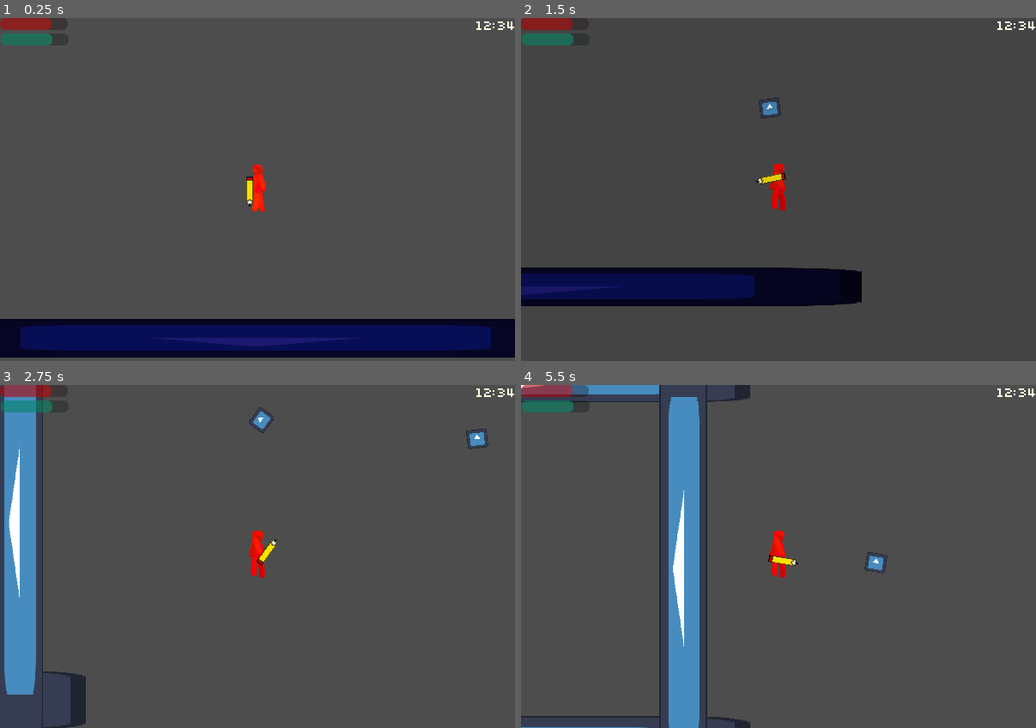
Above: before the commit, frames 1-4 (two rows, left to right).
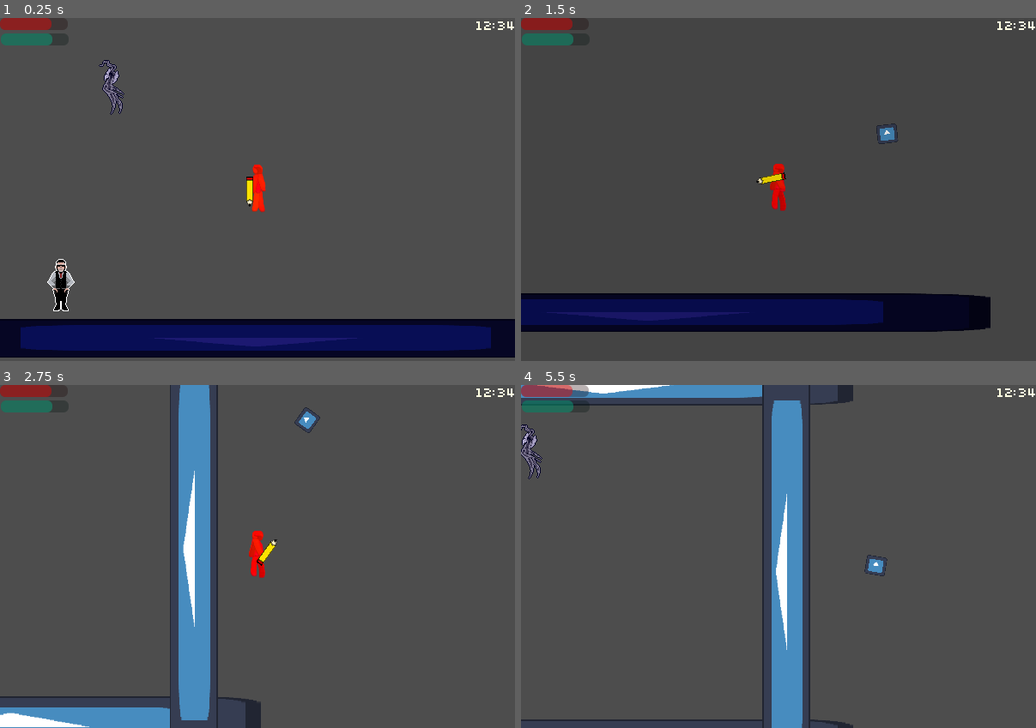
Above: after the commit, the same moments.

Repository: mike239x/GamingWorldJam2
Game: Godot game, scene res://Main.tscn
Two runs of this game, one before a commit and one after it. Both use one fixed random seed, a clock stepped at 60 frames per second and the inputs below. The engine's default icon, where the game draws it, is replaced by a stand-in: a white triangle on a blue panel in a dark square.
Inputs (mouse positions are in pixels of both pictures, inside the frame that each line leads up to):
- Up to frame 1 (0.25 s): no input
- Up to frame 2 (1.5 s): tap Enter at 0.5 s; move the mouse to (891, 172) at 0.52 s; hold D (move_right) 0.53-1.28 s; click (891, 172) at 0.6 s; move the mouse to (675, 206) at 1.27 s; hold S (move_down) from 1.28 s (still down); tap ` (tilda) at 1.35 s
- Up to frame 3 (2.75 s): move the mouse to (309, 481) at 2.02 s; release S (move_down) at 2.03 s; hold D (move_right) from 2.03 s (still down); click (309, 481) at 2.1 s
- Up to frame 4 (5.5 s): move the mouse to (752, 625) at 2.77 s; release D (move_right) at 2.78 s; hold W (move_up) 2.78-3.53 s; tap ` (tilda) at 2.85, 4.35 s; move the mouse to (933, 607) at 3.52 s; hold A (move_left) 3.53-5.03 s; click (933, 607) at 3.6 s; move the mouse to (624, 505) at 4.27 s; move the mouse to (804, 556) at 5.02 s; hold S (move_down) from 5.03 s (still down); click (804, 556) at 5.1 s

The runs differ from the first frame. In frame 1, 0.7% of the frame differs, in the area x 9-25%, y 12-86%; in frame 2, 15%; in frame 3, 15%; in frame 4, 15%, in the area x 0-72%, y 0-100%.

Commit message:
Add enemy and main world scenes

Diff:
--- a/Main.tscn
+++ b/Main.tscn
@@ -6,6 +6,8 @@
 [ext_resource type="PackedScene" uid="uid://bpqu20ykmrprw" path="res://scene_transition.tscn" id="2_8gm5j"]
 [ext_resource type="PackedScene" uid="uid://drs0x30iykvhd" path="res://dream_world.tscn" id="2_tvtq8"]
 [ext_resource type="PackedScene" uid="uid://c0c4kylb8bb4p" path="res://real_world.tscn" id="5_ktbnl"]
+[ext_resource type="Texture2D" uid="uid://b3tvxjq1cvny8" path="res://mc_front.png" id="7_261rn"]
+[ext_resource type="PackedScene" uid="uid://bsqxxq2g2j8c2" path="res://enemy.tscn" id="8_xly1i"]
 
 [node name="Main" type="Node2D"]
 script = ExtResource("1_4mpnj")
@@ -16,9 +18,17 @@
 
 [node name="Character" parent="." instance=ExtResource("1_55dnx")]
 position = Vector2(312, 208)
+max_speed = 200.0
 
 [node name="Camera2D" type="Camera2D" parent="Character"]
 
 [node name="DreamWorld" parent="." instance=ExtResource("2_tvtq8")]
 
 [node name="RealWorld" parent="." instance=ExtResource("5_ktbnl")]
+
+[node name="McFront" type="Sprite2D" parent="."]
+position = Vector2(83, 320)
+texture = ExtResource("7_261rn")
+
+[node name="Enemy" parent="." instance=ExtResource("8_xly1i")]
+position = Vector2(142, 89)
--- a/character.tscn
+++ b/character.tscn
@@ -4,8 +4,7 @@
 [ext_resource type="Texture2D" uid="uid://b46stxvcjod61" path="res://char.png" id="2_8dqj0"]
 [ext_resource type="PackedScene" uid="uid://dkgclwqjxiswo" path="res://gun.tscn" id="3_8c4uj"]
 
-[sub_resource type="RectangleShape2D" id="RectangleShape2D_fx0ru"]
-size = Vector2(15, 15)
+[sub_resource type="CircleShape2D" id="CircleShape2D_qdxs6"]
 
 [sub_resource type="Animation" id="Animation_q6h0t"]
 length = 0.001
@@ -162,8 +161,8 @@
 script = ExtResource("1_g5uxb")
 
 [node name="CollisionShape2D" type="CollisionShape2D" parent="."]
-position = Vector2(0, 23)
-shape = SubResource("RectangleShape2D_fx0ru")
+position = Vector2(0, -5)
+shape = SubResource("CircleShape2D_qdxs6")
 
 [node name="Sprite2D" type="Sprite2D" parent="."]
 texture = ExtResource("2_8dqj0")
--- /dev/null
+++ b/enemy.gd
@@ -0,0 +1,9 @@
+extends CharacterBody2D
+
+# Called when the node enters the scene tree for the first time.
+func _ready():
+	pass # Replace with function body.
+
+# Called every frame. 'delta' is the elapsed time since the previous frame.
+func _process(delta):
+	pass
--- /dev/null
+++ b/enemy.tscn
@@ -0,0 +1,17 @@
+[gd_scene load_steps=4 format=3 uid="uid://bsqxxq2g2j8c2"]
+
+[ext_resource type="Texture2D" uid="uid://do3sfcrorqsh6" path="res://shade_placeholder.png" id="1_65l6w"]
+[ext_resource type="Script" path="res://enemy.gd" id="1_ovnjp"]
+
+[sub_resource type="CircleShape2D" id="CircleShape2D_8660g"]
+
+[node name="Enemy" type="CharacterBody2D"]
+script = ExtResource("1_ovnjp")
+
+[node name="CollisionShape2D" type="CollisionShape2D" parent="."]
+shape = SubResource("CircleShape2D_8660g")
+
+[node name="Sprite2D" type="Sprite2D" parent="."]
+texture = ExtResource("1_65l6w")
+
+[node name="AnimationPlayer" type="AnimationPlayer" parent="."]
--- a/level_select.tscn
+++ b/level_select.tscn
@@ -1,3 +1,84 @@
-[gd_scene format=3 uid="uid://dlrll4s3lbrd3"]
+[gd_scene load_steps=5 format=3 uid="uid://dlrll4s3lbrd3"]
+
+[ext_resource type="Texture2D" uid="uid://cap7yut10u1up" path="res://global_map.png" id="1_l3uin"]
+[ext_resource type="FontFile" uid="uid://dmw85i6hi0agy" path="res://slkscr.ttf" id="1_n4ovx"]
+[ext_resource type="Texture2D" uid="uid://opfn88xh7hqd" path="res://9p_border.png" id="3_d7gwq"]
+
+[sub_resource type="LabelSettings" id="LabelSettings_anatf"]
+font = ExtResource("1_n4ovx")
 
 [node name="LevelSelect" type="CanvasLayer"]
+
+[node name="TextureRect" type="TextureRect" parent="."]
+offset_left = -1.0
+offset_top = -9.0
+offset_right = 610.0
+offset_bottom = 404.0
+texture = ExtResource("1_l3uin")
+
+[node name="NinePatchRect" type="NinePatchRect" parent="TextureRect"]
+modulate = Color(1, 0.819608, 0.533333, 1)
+offset_left = 111.0
+offset_top = 295.0
+offset_right = 296.0
+offset_bottom = 395.0
+texture = ExtResource("3_d7gwq")
+region_rect = Rect2(0, 0, 32, 32)
+patch_margin_left = 8
+patch_margin_top = 8
+patch_margin_right = 8
+patch_margin_bottom = 8
+
+[node name="Label" type="Label" parent="TextureRect/NinePatchRect"]
+layout_mode = 0
+offset_left = 8.0
+offset_top = 8.0
+offset_right = 130.0
+offset_bottom = 31.0
+text = "rocky beach"
+label_settings = SubResource("LabelSettings_anatf")
+
+[node name="NinePatchRect2" type="NinePatchRect" parent="TextureRect"]
+modulate = Color(0.415686, 0.819608, 0.533333, 1)
+offset_left = 335.0
+offset_top = 206.0
+offset_right = 515.0
+offset_bottom = 293.0
+texture = ExtResource("3_d7gwq")
+region_rect = Rect2(0, 0, 32, 32)
+patch_margin_left = 8
+patch_margin_top = 8
+patch_margin_right = 8
+patch_margin_bottom = 8
+
+[node name="Label" type="Label" parent="TextureRect/NinePatchRect2"]
+layout_mode = 0
+offset_left = 8.0
+offset_top = 8.0
+offset_right = 130.0
+offset_bottom = 31.0
+text = "forest
+"
+label_settings = SubResource("LabelSettings_anatf")
+
+[node name="NinePatchRect3" type="NinePatchRect" parent="TextureRect"]
+modulate = Color(0.415686, 0.427451, 0.533333, 1)
+offset_left = 154.0
+offset_top = 86.0
+offset_right = 351.0
+offset_bottom = 200.0
+texture = ExtResource("3_d7gwq")
+region_rect = Rect2(0, 0, 32, 32)
+patch_margin_left = 8
+patch_margin_top = 8
+patch_margin_right = 8
+patch_margin_bottom = 8
+
+[node name="Label" type="Label" parent="TextureRect/NinePatchRect3"]
+layout_mode = 0
+offset_left = 8.0
+offset_top = 8.0
+offset_right = 130.0
+offset_bottom = 31.0
+text = "the city"
+label_settings = SubResource("LabelSettings_anatf")
Binary file added: 9p_border.png
Not shown, added: 9p_border.png.import
Not shown: 1 places in Main.tscn that only renumber resources
Binary file added: global_map.png
Not shown, added: global_map.png.import
Binary file added: shade_placeholder.png
Not shown, added: shade_placeholder.png.import
Binary file added: shade_placeholder_2.png
Not shown, added: shade_placeholder_2.png.import
